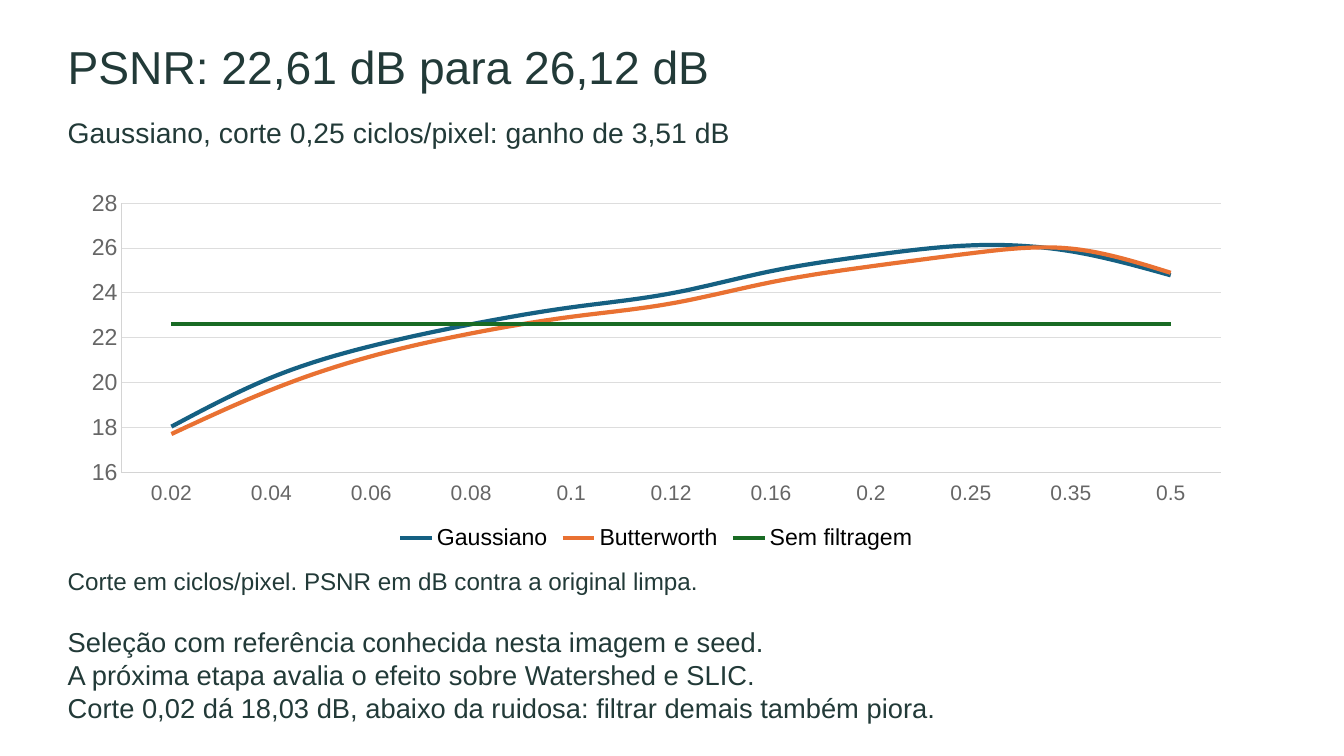
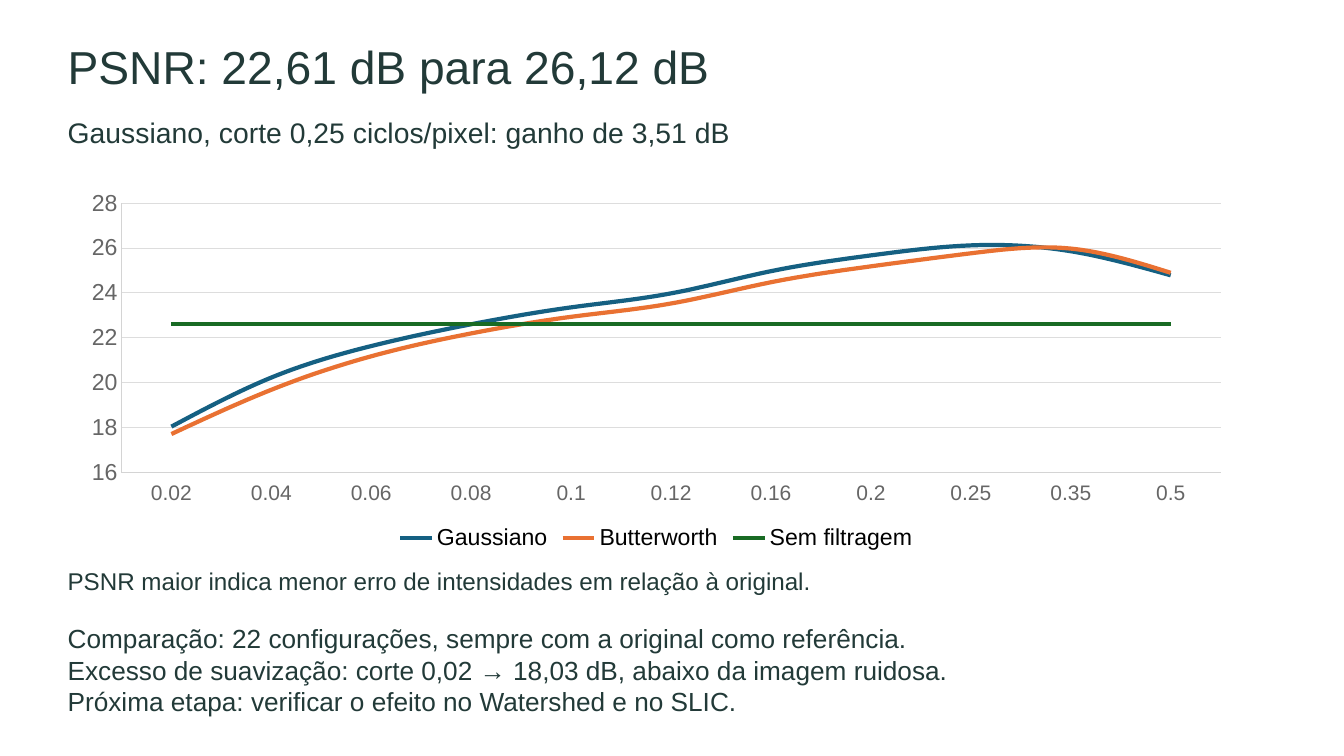
Before and after one commit to HeloisaBorn/trabalho-m2.2-pdi, a slide deck: slide 5 of apresentacao/apresentacao_final.pptx. Drawn at 1344x756 pixels with LibreOffice and Linux fonts; fonts in the diff are those of the drawing. Boxes give left, top, right and bottom in pixels: in the first picture for what was removed or moved away, otherwise in the second. Text is boxed around its words. In the diff, an @@ line names an element or a change of style, - is before the commit and + after.

```diff
--- a/apresentacao/apresentacao_final.pptx
+++ b/apresentacao/apresentacao_final.pptx
@@ text at (68, 572, 811, 595): text changed @@
-Corte em ciclos/pixel. PSNR em dB contra a original limpa.
+PSNR maior indica menor erro de intensidades em relação à original.
@@ text at (68, 629, 947, 717): text changed; size 19.5 to 18.8 pt @@
-Seleção com referência conhecida nesta imagem e seed.
-A próxima etapa avalia o efeito sobre Watershed e SLIC.
-Corte 0,02 dá 18,03 dB, abaixo da ruidosa: filtrar demais também piora.
+Comparação: 22 configurações, sempre com a original como referência.
+Excesso de suavização: corte 0,02 → 18,03 dB, abaixo da imagem ruidosa.
+Próxima etapa: verificar o efeito no Watershed e no SLIC.
```
Also in this commit, not shown: 3 other slides changed, 1 other file.
